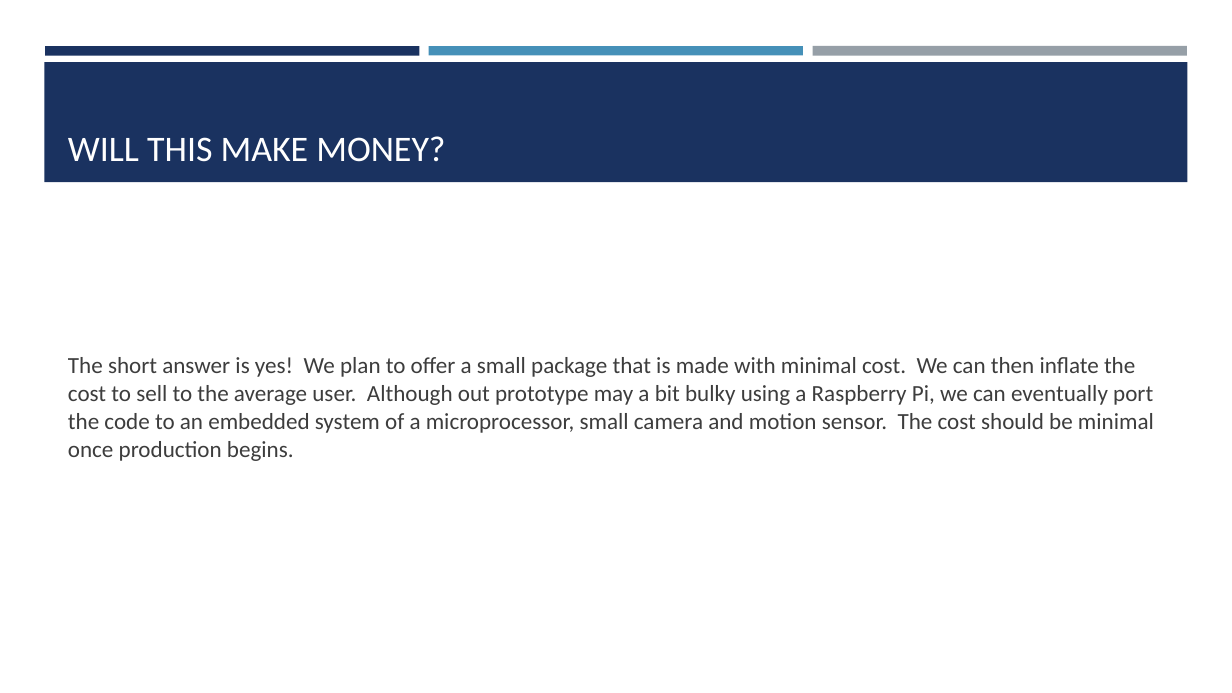
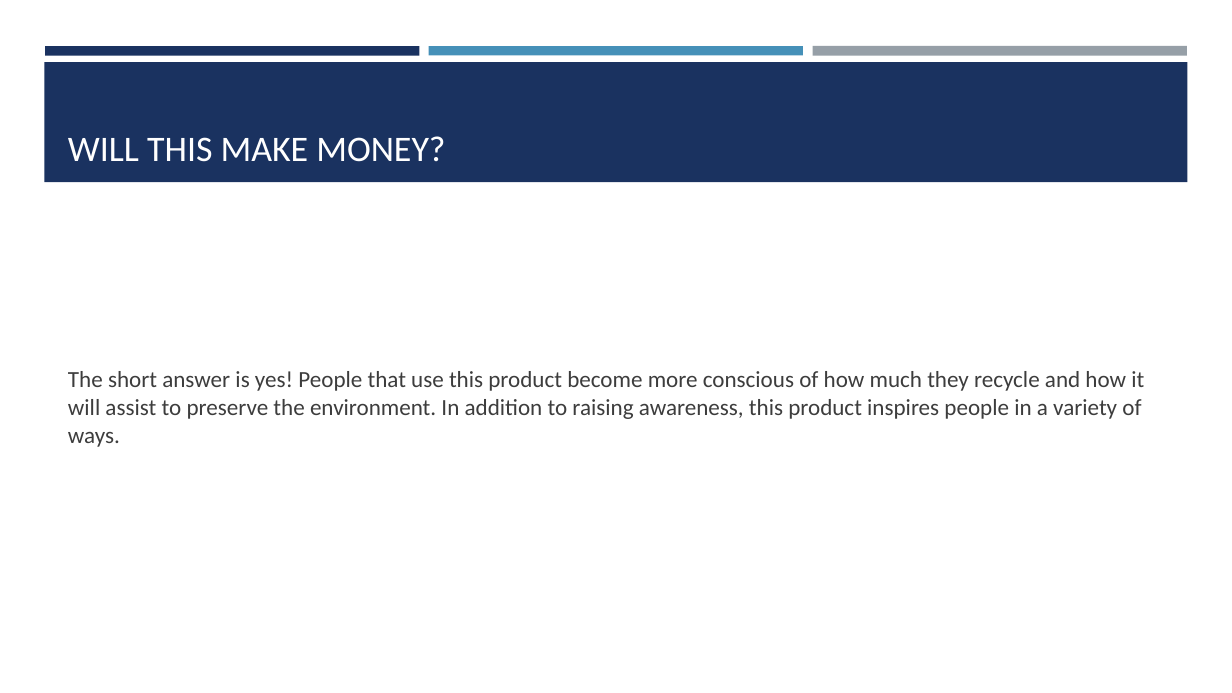
Before and after one commit to PriyankaGogineni/ProjectAlpha, a slide deck: slide 9 of GreenCount.pptx. Drawn at 1232x693 pixels with LibreOffice and Linux fonts; fonts in the diff are those of the drawing. Boxes give left, top, right and bottom in pixels: in the first picture for what was removed or moved away, otherwise in the second. Text is boxed around its words. In the diff, an @@ line names an element or a change of style, - is before the commit and + after.

```diff
--- a/GreenCount.pptx
+++ b/GreenCount.pptx
@@ text at bbox=[68, 371, 1144, 447]: text changed @@
-The short answer is yes! We plan to offer a small package that is made with minimal cost. We can then inflate the cost to sell to the average user. Although out prototype may a bit bulky using a Raspberry Pi, we can eventually port the code to an embedded system of a microprocessor, small camera and motion sensor. The cost should be minimal once production begins.
+The short answer is yes! People that use this product become more conscious of how much they recycle and how it will assist to preserve the environment. In addition to raising awareness, this product inspires people in a variety of ways.
```
